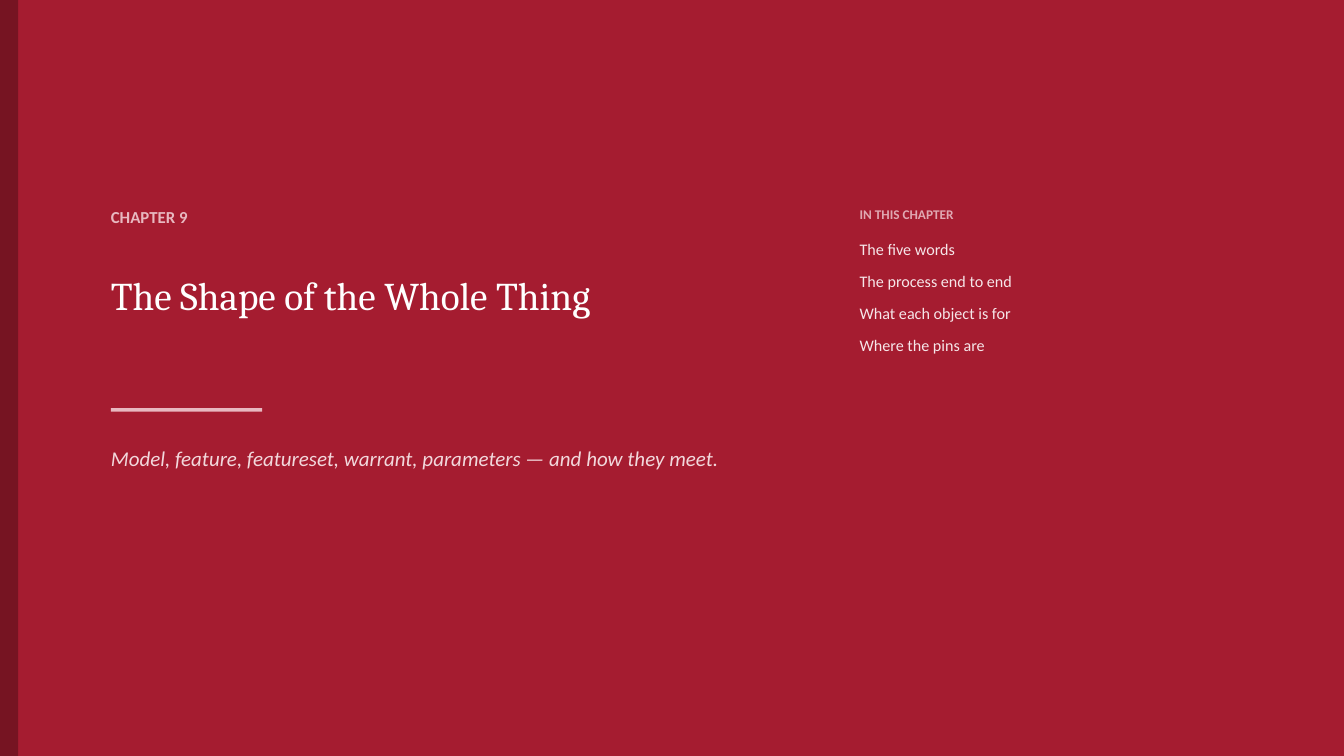
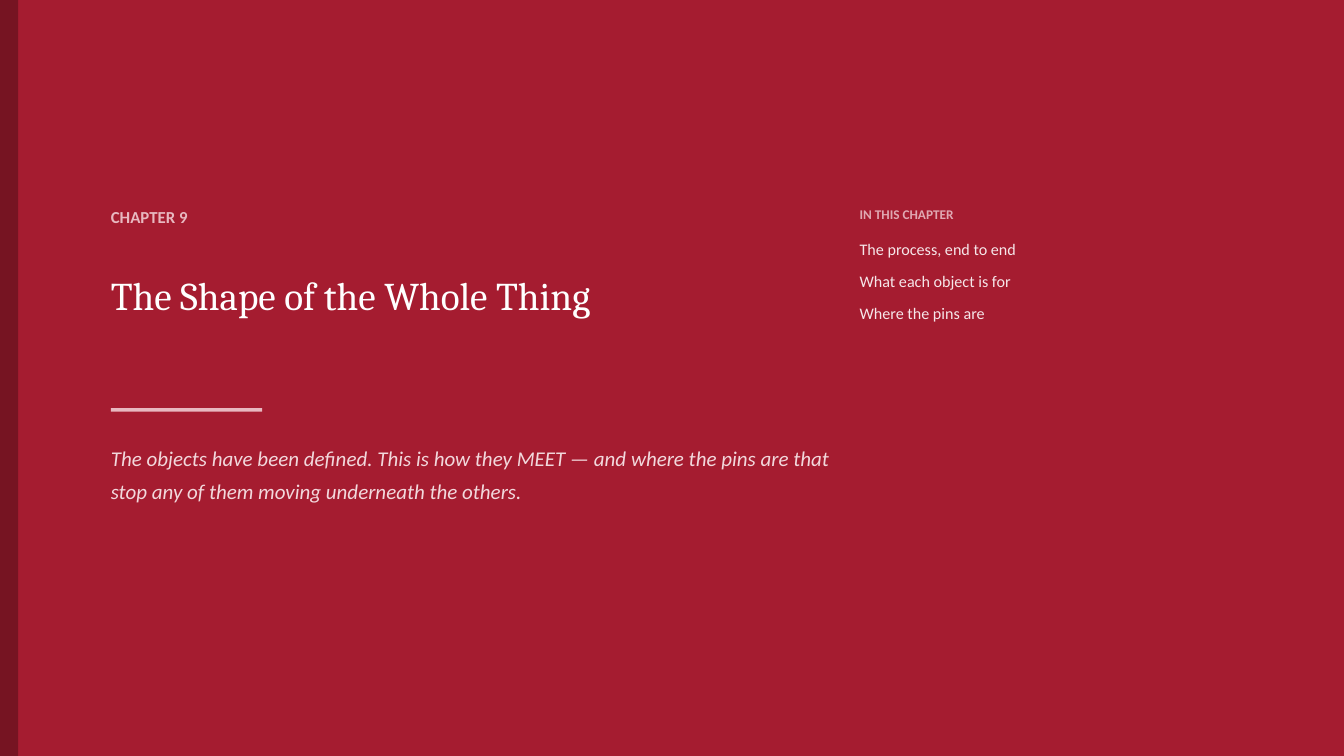
Before and after one commit to ajsinha/maya, a slide deck: slide 46 of docs/MAYA-Model-and-Feature-Management.pptx. Drawn at 1344x756 pixels with LibreOffice and Linux fonts; fonts in the diff are those of the drawing. Boxes give left, top, right and bottom in pixels: in the first picture for what was removed or moved away, otherwise in the second. Text is boxed around its words. In the diff, an @@ line names an element or a change of style, - is before the commit and + after.

```diff
--- a/docs/MAYA-Model-and-Feature-Management.pptx
+++ b/docs/MAYA-Model-and-Feature-Management.pptx
@@ text at [860, 244, 1016, 258]: text changed @@
-The five words
-The process end to end
+The process, end to end
@@ text at [111, 451, 829, 503]: text changed @@
-Model, feature, featureset, warrant, parameters — and how they meet.
+The objects have been defined. This is how they MEET — and where the pins are that stop any of them moving underneath the others.
```
Also in this commit, not shown: 88 other slides changed, 2 slides added, 3 slides removed, 4 other files.
